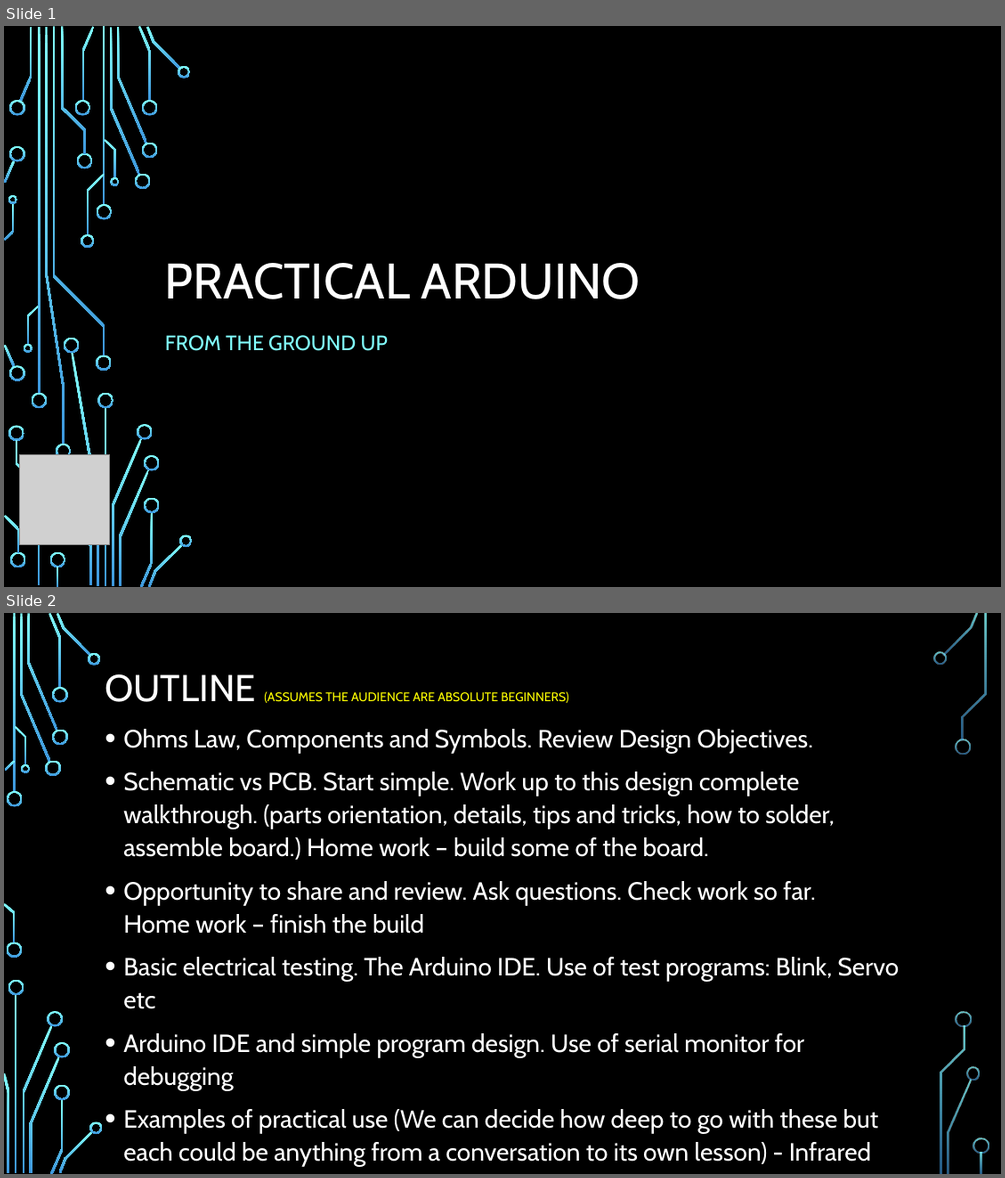
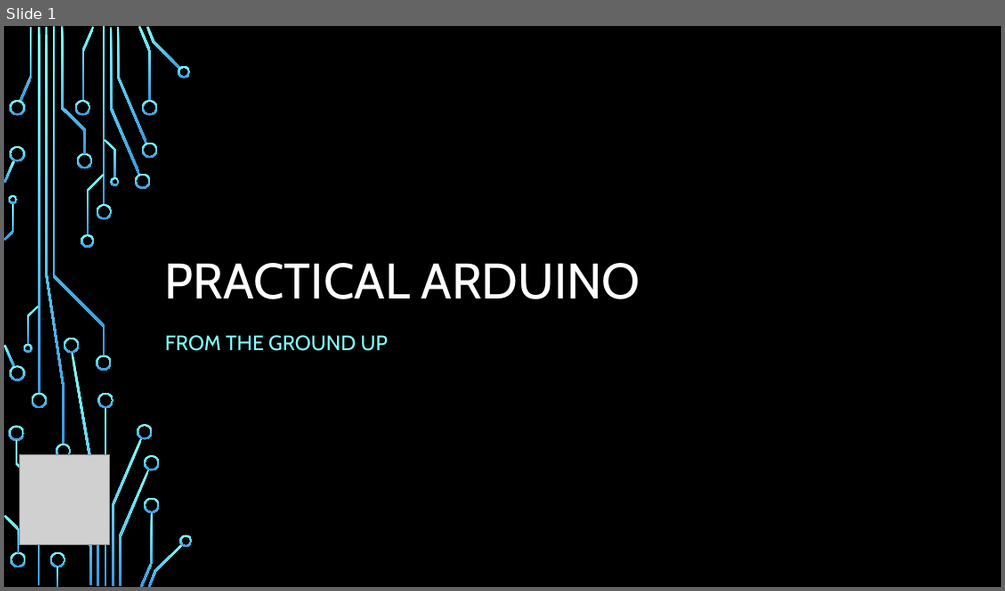
Before and after one commit to Alan-Lomax/MERG-SIG-Presentations, a slide deck: Practical Arduino - Ground Up.pptx. Shown one above the other, each under a label of ours: slides 1 and 2 before the commit, slide 1 after it. The pictures are 1005x1178 and 1005x591 pixels, drawn with LibreOffice and Linux fonts; fonts in the diff are those of the drawing; grey boxes stand for pictures; background and template pictures are left out. Boxes give left, top, right and bottom in pixels: in the first picture for what was removed or moved away, otherwise in the second. Text is boxed around its words. In the diff, an @@ line names an element or a change of style, - is before the commit and + after.

Commit message:
Update Practical Arduino - Ground Up.pptx
Spent some time firming up requirements and putting words around them prior to commencing schematic and board design.

```diff
--- a/Practical Arduino - Ground Up.pptx
+++ b/Practical Arduino - Ground Up.pptx
@@ slide 2 removed at (x1=4, y1=613, x2=1001, y2=1174), background picture (left out) @@
@@ title removed at (x1=105, y1=674, x2=568, y2=703) @@
-OUTLINE (ASSUMES THE AUDIENCE ARE ABSOLUTE BEGINNERS)
@@ text removed at (x1=123, y1=729, x2=899, y2=1167) @@
-• Ohms Law, Components and Symbols. Review Design Objectives.
-• Schematic vs PCB. Start simple. Work up to this design complete walkthrough. (parts orientation, details, tips and tricks, how to solder, assemble board.) Home work – build some of the board.
-• Opportunity to share and review. Ask questions. Check work so far. Home work – finish the build
-• Basic electrical testing. The Arduino IDE. Use of test programs: Blink, Servo etc
-• Arduino IDE and simple program design. Use of serial monitor for debugging
-• Examples of practical use (We can decide how deep to go with these but each could be anything from a conversation to its own lesson) - Infrared detectors, LDR sensors, LED outputs, motor control, LCD displays.
@@ group removed at (x1=4, y1=613, x2=989, y2=1174): 33 freeform shapes, 3 rectangles @@
```
Also in this commit, not shown: 2 slides added, 2 other slides removed.
